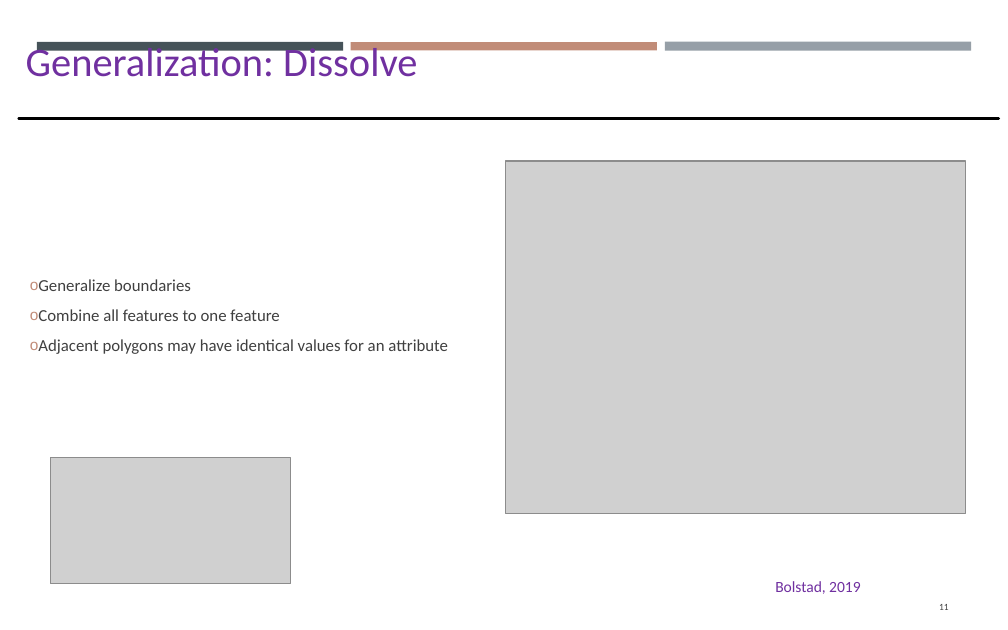
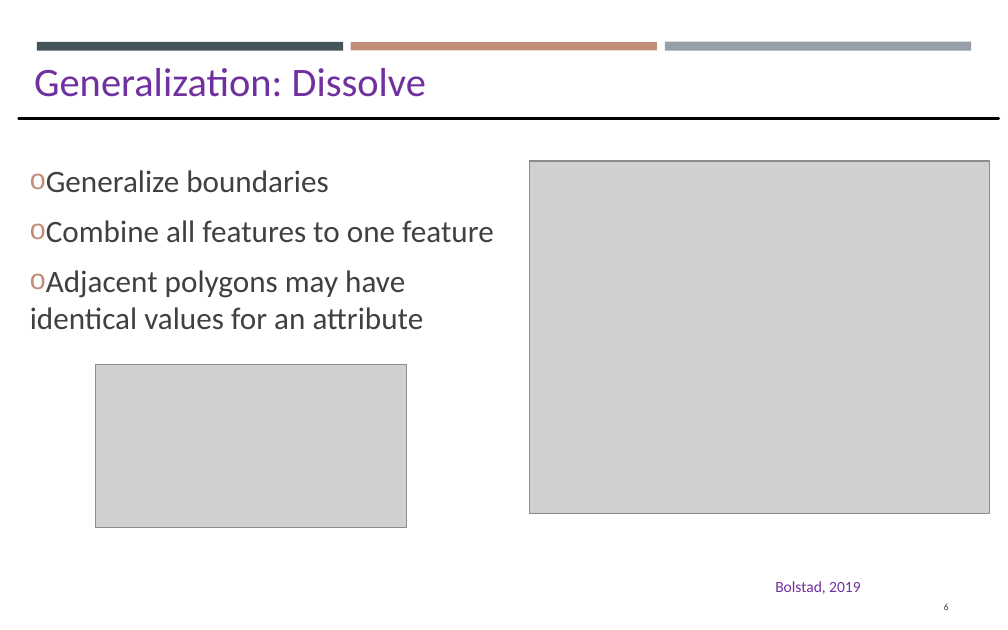
Before and after one commit to gisynw/GIS_I, a slide deck: slide 6 of docs/Lectures/Week12/Lecture11_GEOG2475_Vector.pptx (slide 11 before the commit). Drawn at 1008x630 pixels with LibreOffice and Linux fonts; fonts in the diff are those of the drawing; grey boxes stand for pictures. Boxes give left, top, right and bottom in pixels: in the first picture for what was removed or moved away, otherwise in the second. Text is boxed around its words. In the diff, an @@ line names an element or a change of style, - is before the commit and + after.

```diff
--- a/docs/Lectures/Week12/Lecture11_GEOG2475_Vector.pptx
+++ b/docs/Lectures/Week12/Lecture11_GEOG2475_Vector.pptx
@@ text "Generalization: Dissolve" rewrapped from [26,42,417,77] to [34,68,426,97] @@
@@ text "Generalize boundaries" at [30,170,494,330]: size 10.8 to 20 pt; more space between paragraphs @@
@@ picture: place and size @@
-picture at [506,161,967,514]
+picture at [530,161,990,514]
@@ picture: place and size @@
-picture at [50,458,291,584]
+picture at [95,364,407,528]
@@ page number at [944,603,949,610]: text changed @@
-11
+6
```
Also in this commit, not shown: 25 other slides changed, 13 slides added, 8 slides removed.
